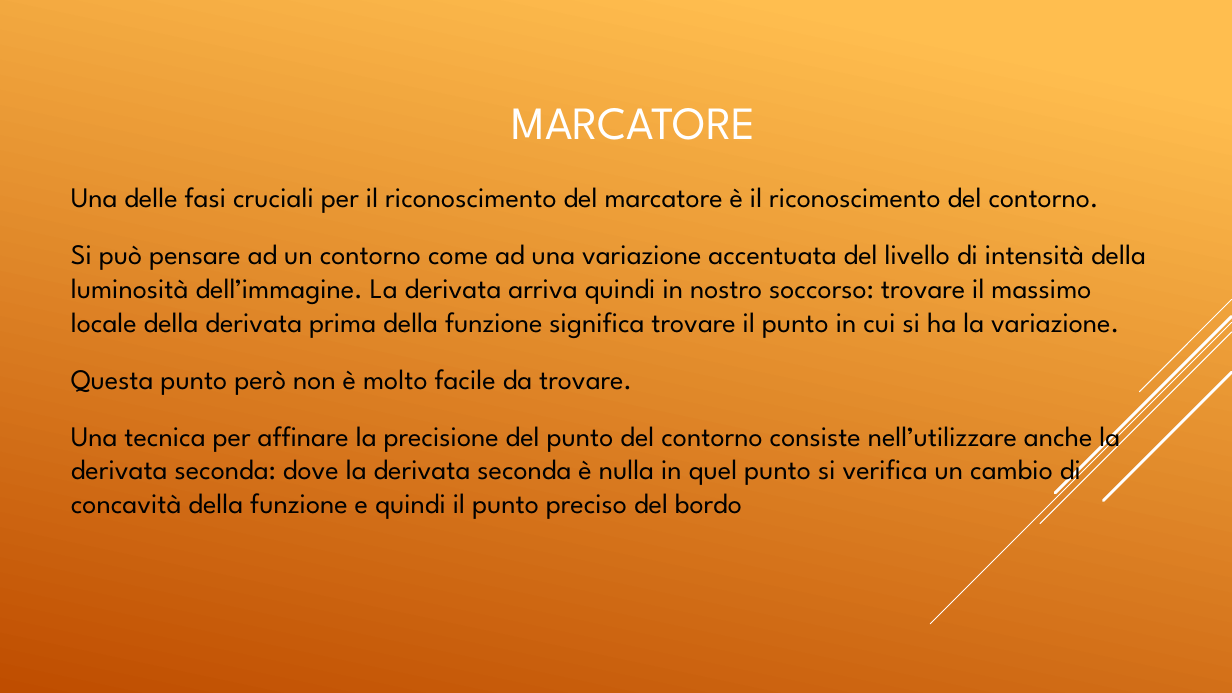
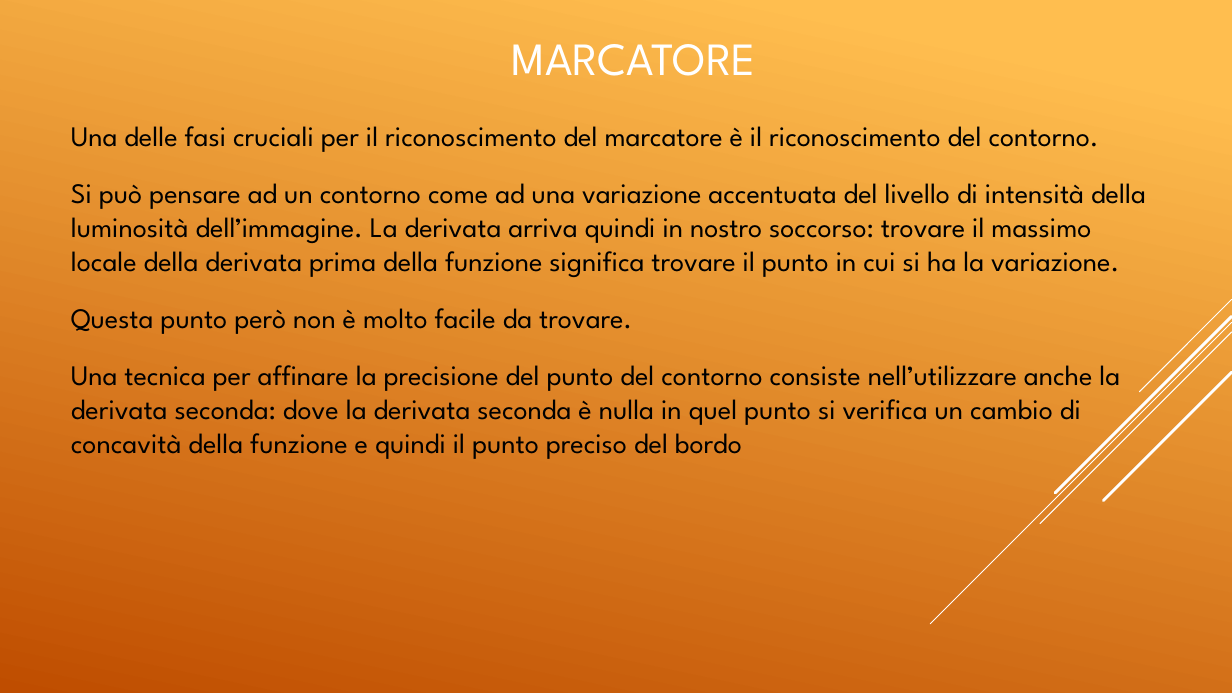
Before and after one commit to elvisdukaj/presentazione, a slide deck: slide 20 of presentazione/Tesina Elvis.pptx. Drawn at 1232x693 pixels with LibreOffice and Linux fonts; fonts in the diff are those of the drawing. Boxes give left, top, right and bottom in pixels: in the first picture for what was removed or moved away, otherwise in the second. Text is boxed around its words. In the diff, an @@ line names an element or a change of style, - is before the commit and + after.

```diff
--- a/presentazione/Tesina Elvis.pptx
+++ b/presentazione/Tesina Elvis.pptx
@@ title "MARCATORE": place and size @@
-title "MARCATORE" at box(512, 108, 756, 140)
+title "MARCATORE" at box(512, 44, 756, 76)
@@ text "Una delle fasi cruciali per ...": place and size @@
-text "Una delle fasi cruciali per ..." at box(71, 187, 1146, 519)
+text "Una delle fasi cruciali per ..." at box(71, 126, 1146, 459)
```
Also in this commit, not shown: 26 other slides changed.
